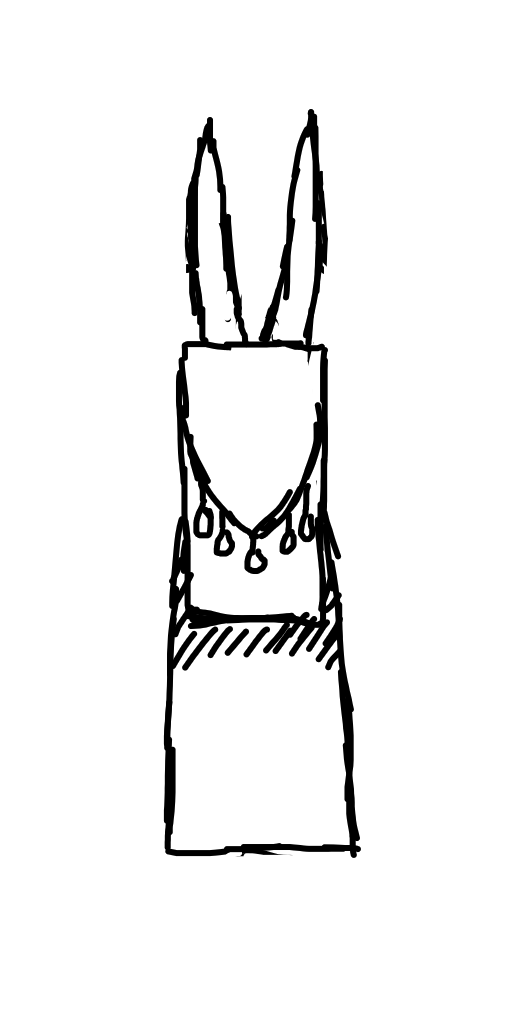
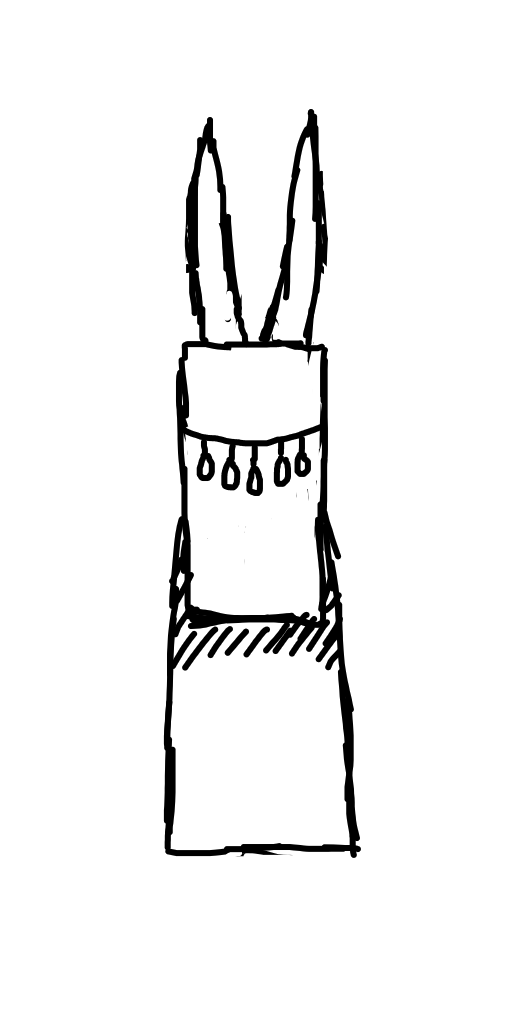
Two versions of the same layered image (512x1024). Layer-by-layer changes:
painted on "Paint Layer 2" over [183, 396, 321, 575]
